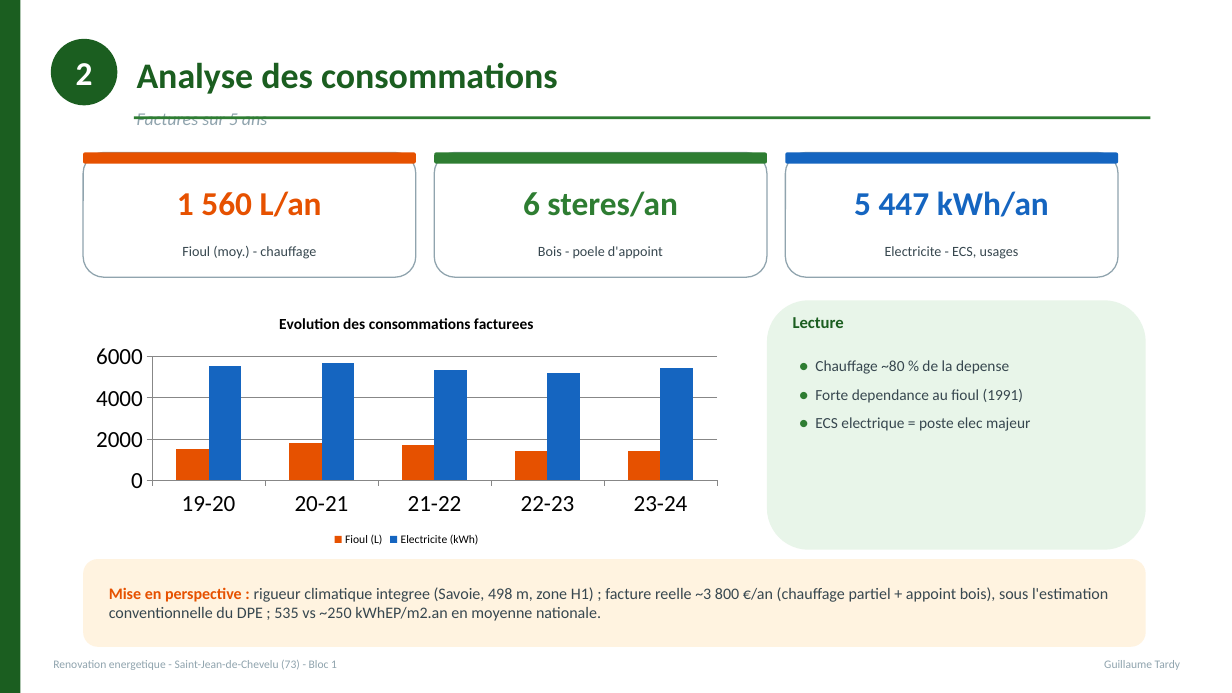
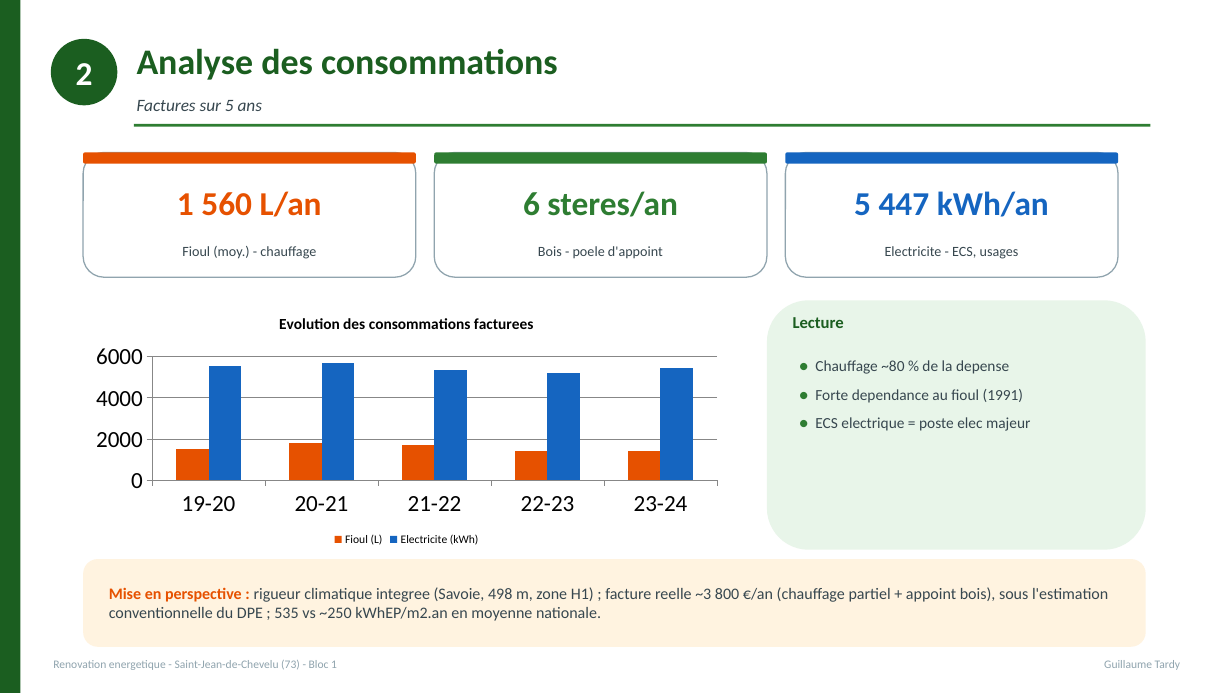
Before and after one commit to guigzT42/licence, a slide deck: slide 8 of Soutenance_Renovation_Saint-Jean-de-Chevelu.pptx. Drawn at 1232x693 pixels with LibreOffice and Linux fonts; fonts in the diff are those of the drawing. Boxes give left, top, right and bottom in pixels: in the first picture for what was removed or moved away, otherwise in the second. Text is boxed around its words. In the diff, an @@ line names an element or a change of style, - is before the commit and + after.

```diff
--- a/Soutenance_Renovation_Saint-Jean-de-Chevelu.pptx
+++ b/Soutenance_Renovation_Saint-Jean-de-Chevelu.pptx
@@ text "Analyse des consommations": place and size @@
-text "Analyse des consommations" at (137,62,558,94)
+text "Analyse des consommations" at (137,48,558,80)
@@ text "Factures sur 5 ans": place and size @@
-text "Factures sur 5 ans" at (137,113,267,125)
+text "Factures sur 5 ans" at (137,100,262,111)
@@ text "Factures sur 5 ans" at (137,100,262,111): size 14 to 13.5 pt, text colour #90A4AE to #37474F @@
@@ rectangle: place and size @@
-rectangle at (134,116,1151,119)
+rectangle at (134,124,1151,127)
```
Also in this commit, not shown: 20 other slides changed, 1 other file.
